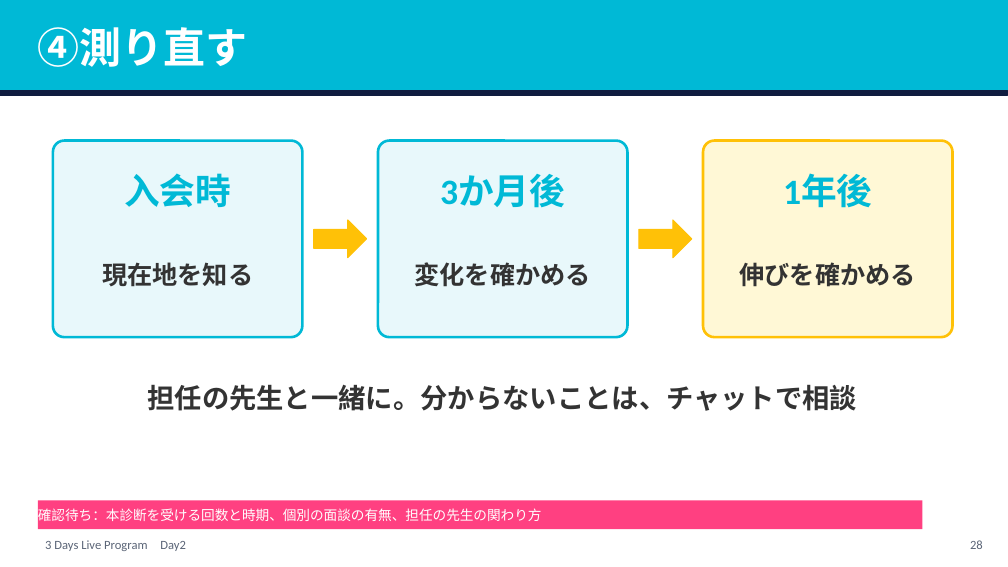
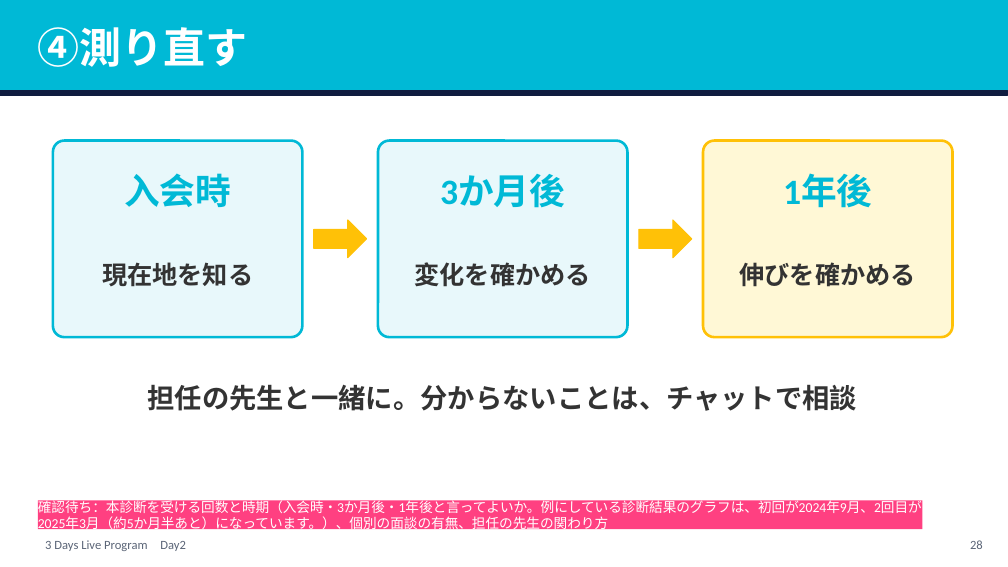
Before and after one commit to tanakayuc/static-pages, a slide deck: slide 28 of pigmarion-homeinter-3days-live/day2/v2/homeinter-day2-v2.pptx. Drawn at 1008x567 pixels with LibreOffice and Linux fonts; fonts in the diff are those of the drawing. Boxes give left, top, right and bottom in pixels: in the first picture for what was removed or moved away, otherwise in the second. Text is boxed around its words. In the diff, an @@ line names an element or a change of style, - is before the commit and + after.

Commit message:
pigmarion-homeinter-3days-live: Day3の全体像を絵にし、重複の枚を外し、お客様の声を1枚足した。頭が端にかかっていた絵3枚を作り直した（田中さんの指示）

```diff
--- a/pigmarion-homeinter-3days-live/day2/v2/homeinter-day2-v2.pptx
+++ b/pigmarion-homeinter-3days-live/day2/v2/homeinter-day2-v2.pptx
@@ text in rectangle at [38,498,922,533]: text changed @@
-確認待ち：本診断を受ける回数と時期、個別の面談の有無、担任の先生の関わり方
+確認待ち：本診断を受ける回数と時期（入会時・3か月後・1年後と言ってよいか。例にしている診断結果のグラフは、初回が2024年9月、2回目が2025年3月（約5か月半あと）になっています。）、個別の面談の有無、担任の先生の関わり方
```
Also in this commit, not shown: 47 other files.
